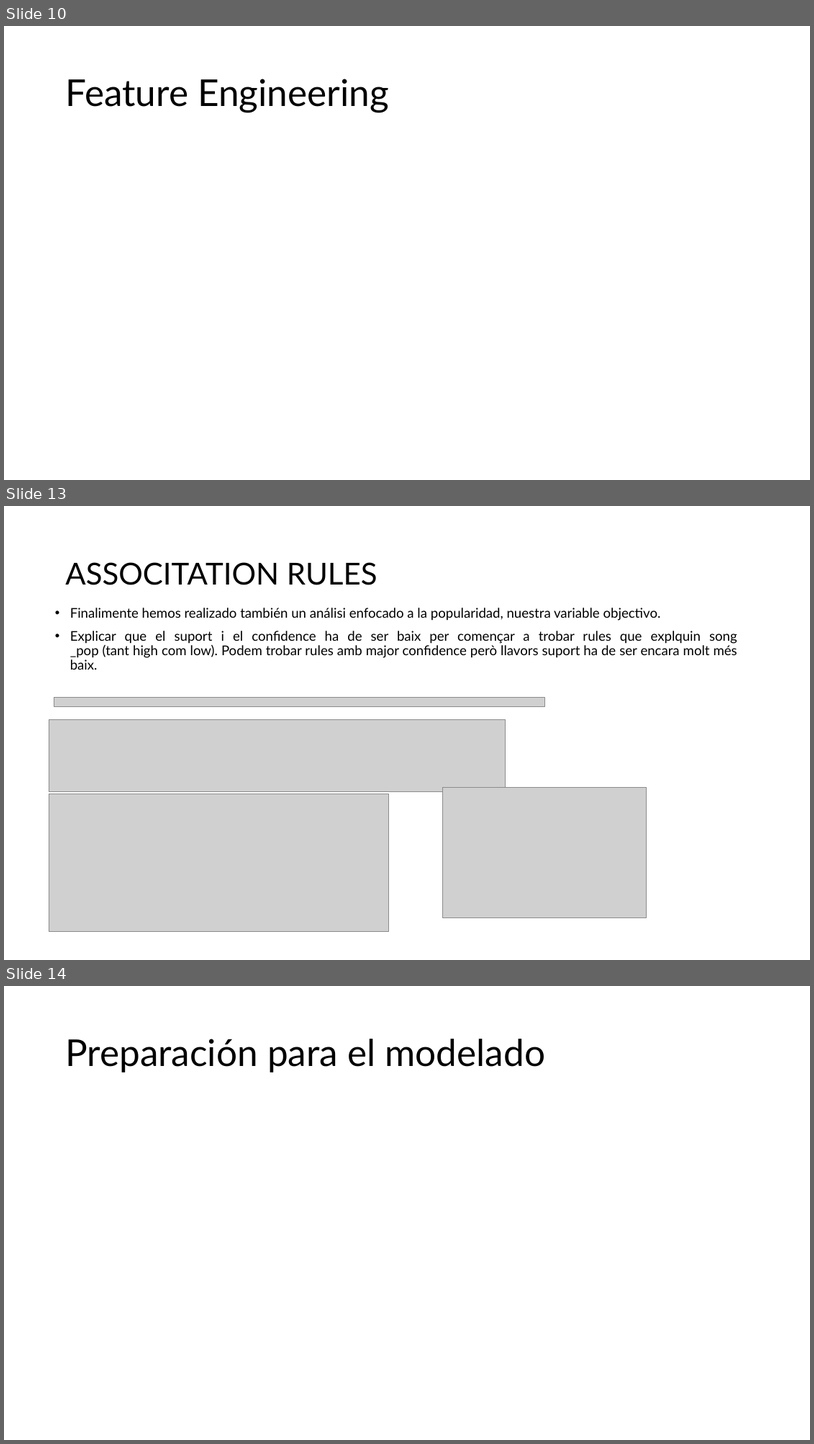
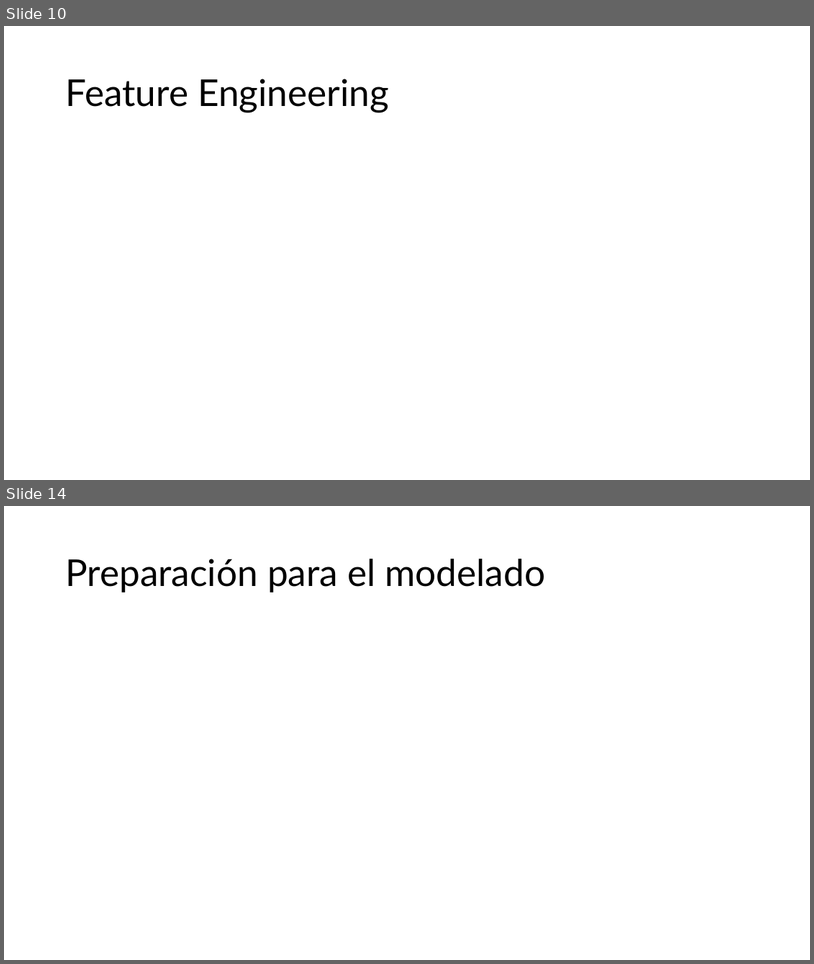
Before and after one commit to benet1one/Mineria, a slide deck: Report_new.pptx. Shown one above the other, each under a label of ours: slides 10, 13 and 14 before the commit, slides 10 and 14 after it; the slides between them are not shown. The pictures are 814x1444 and 814x964 pixels, drawn with LibreOffice and Linux fonts; fonts in the diff are those of the drawing; grey boxes stand for pictures. Boxes give left, top, right and bottom in pixels: in the first picture for what was removed or moved away, otherwise in the second. Text is boxed around its words. In the diff, an @@ line names an element or a change of style, - is before the commit and + after.

Commit message:
Report- association rules

```diff
--- a/Report_new.pptx
+++ b/Report_new.pptx
@@ slide 13 removed at box(4, 506, 810, 960), background #FFFFFF @@
@@ title removed at box(65, 562, 378, 585) @@
-ASSOCITATION RULES
@@ text removed at box(70, 608, 738, 669) @@
-• Finalimente hemos realizado también un análisi enfocado a la popularidad, nuestra variable objectivo.
-• Explicar que el suport i el confidence ha de ser baix per començar a trobar rules que explquin song
-  _pop (tant high com low). Podem trobar rules amb major confidence però llavors suport ha de ser encara molt més baix.
@@ picture removed at box(54, 698, 545, 707) @@
@@ picture removed at box(49, 720, 506, 792) @@
@@ picture removed at box(49, 793, 388, 931) @@
@@ picture removed at box(442, 787, 647, 917) @@
```
Also in this commit, not shown: 1 slide changed, 2 slides added, 1 other slide removed.
